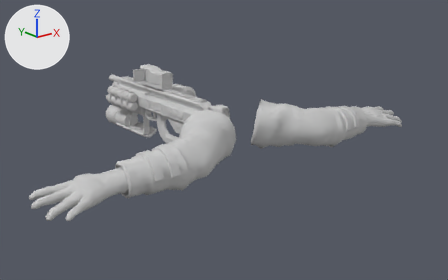
Two versions of the FBX model models/weapons/blaster/blaster.fbx, one commit apart.
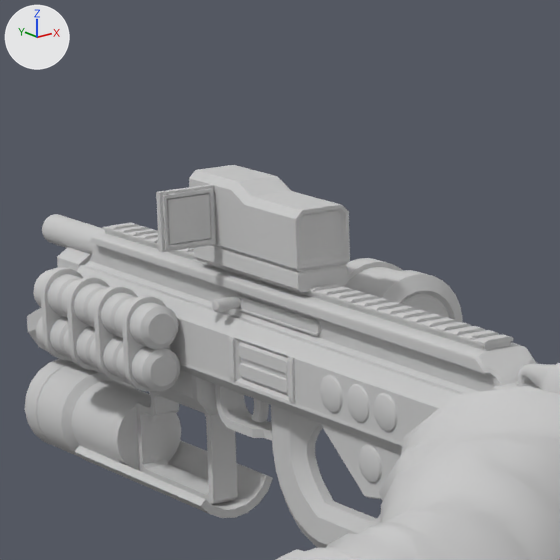
There are two pictures of each version: one whole from a 50 mm lens placed at (-1.507, -1.7, 0.682), pointed at (0.193, 0.425, -0.168), one close up on the part from 22% to 48% of the width and 11% to 52% of the height. The lights are fixed; the arrows at upper left show +X, +Y and +Z. Where no turn or scale is listed for an object, it has been applied to the vertices. Vertices at the same position are counted once.

Before the edit, the objects in view are built like this:
```python
me_mesh = bpy.data.meshes.new('Mesh')
me_mesh.from_pydata(...)  # 6997 vertices, 13472 faces; spans x -0.88..0.88, y -0.11..1.34, z -0.27..0.11
# faces by material slot: [9948, 3524]
me_mesh.materials.append(mat_flux_m200_ravager)  # its picture is missing
me_mesh.materials.append(mat_arms)  # its picture is missing
ob_flux_m200_ravager = bpy.data.objects.new('Flux M200 Ravager', me_mesh)
ob_flux_m200_ravager.location = (0.0, 0.0, 0.0)
```
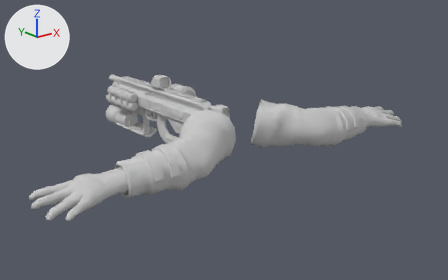
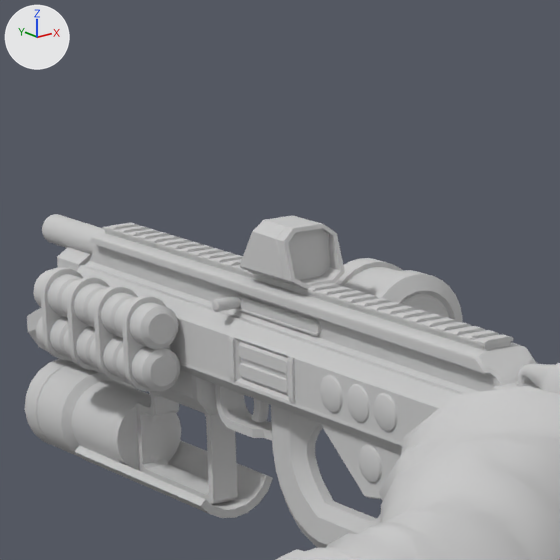
The newer file is also rescaled (x2.54) as a whole; pictures and numbers use the older file's frame.

Where the change shows, as pixel boxes [x1, y1, x2, y2] in the close-ups (560 x 560 px):
'Flux M200 Ravager', reshaped
    before: [25, 165, 560, 560]
    after: [25, 214, 560, 560]
'S4-VC6 Pistol', added
    after: [239, 216, 345, 289]
    faces in mat_pistol (its picture is missing): [239, 216, 345, 289]
    faces in mat_pistol_collimator (its picture is missing): [288, 229, 330, 280]
part 1 of me_mesh, deleted
    before: [156, 165, 350, 292]

The change, as a diff of the scene's bpy script:
```diff
--- a/models/weapons/blaster/blaster.fbx.py
+++ b/models/weapons/blaster/blaster.fbx.py
@@ mat_pistol_collimator @@
+mat_pistol_collimator = principled_material('pistol_collimator')
+mat_pistol_collimator.base_color = (0.588, 0.588, 0.588)  # light grey #cacaca
+mat_pistol_collimator.roughness = 0.9
@@ mat_pistol @@
+mat_pistol = principled_material('pistol')
+mat_pistol.base_color = (0.588, 0.588, 0.588)  # light grey #cacaca
+mat_pistol.roughness = 0.9
@@ me_mesh @@
 # used by ob_flux_m200_ravager; location = (0.0, 0.0, 0.0)
-me_mesh.from_pydata(...)  # 6997 vertices, 13472 faces; spans x -0.88..0.88, y -0.11..1.34, z -0.27..0.11
+me_mesh.from_pydata(...)  # 6877 vertices, 13266 faces; spans x -0.88..0.88, y -0.11..1.34, z -0.27..0.09
+# me_mesh part 1: 6 loose pieces with 120 vertices, spanning x 0.03..0.16, y 0.78..0.98, z 0.01..0.11, are deleted
 me_mesh.materials.append(mat_flux_m200_ravager)
@@ me_mesh_001 @@
+me_mesh_001.from_pydata(...)  # 64 vertices, 118 faces; spans x -0.0322..0.0322, y -0.0506..0.0506, z -0.0018..0.0585
+# faces by material slot: [112, 6]
+me_mesh_001.materials.append(mat_pistol)  # its picture is missing
+me_mesh_001.materials.append(mat_pistol_collimator)  # its picture is missing
@@ ob_s4_vc6_pistol @@
+ob_s4_vc6_pistol = bpy.data.objects.new('S4-VC6 Pistol', me_mesh_001)
+ob_s4_vc6_pistol.location = (0.125, 0.836, 0.016)
```
